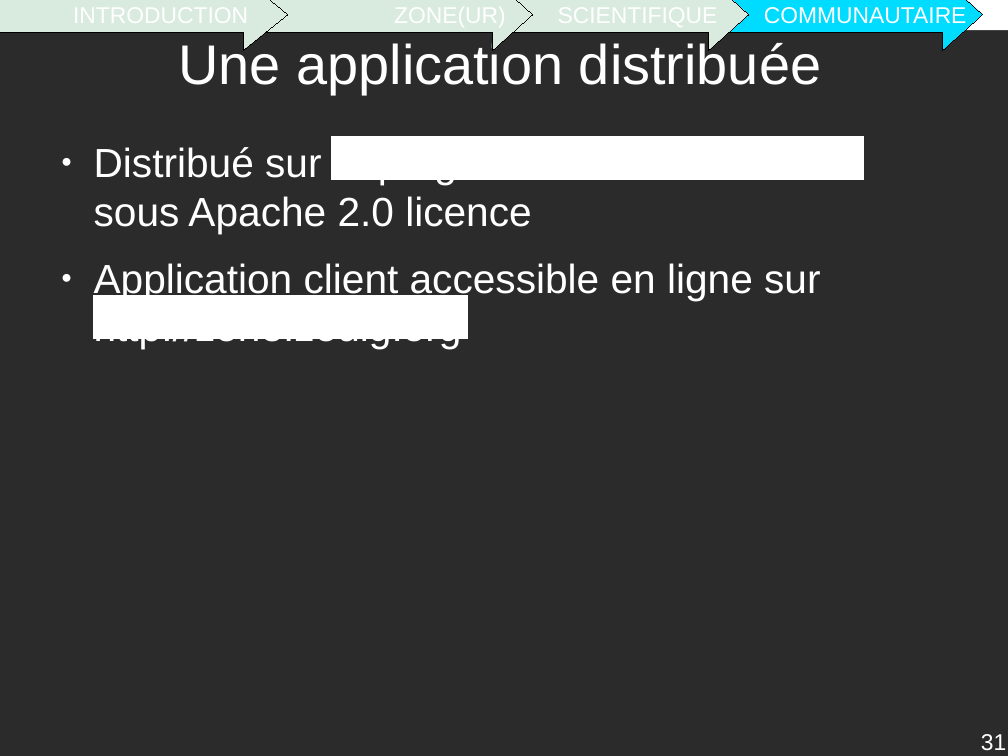
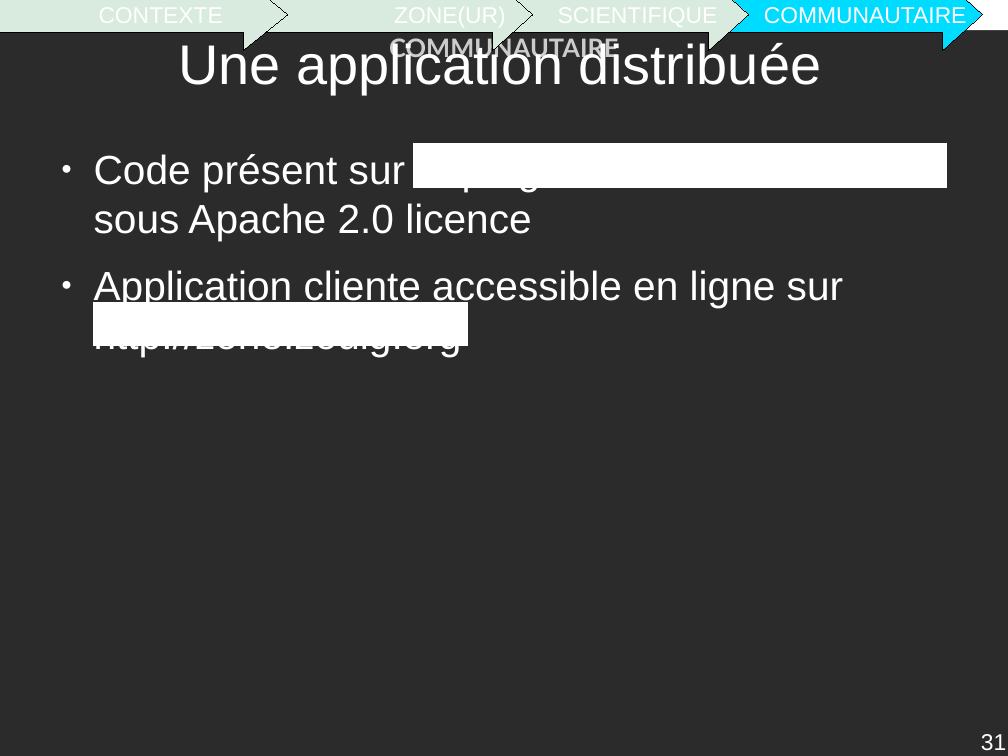
Before and after one commit to descl/ZONE, a slide deck: slide 31 of Rapport/presentation.odp. Drawn at 1008x756 pixels with LibreOffice and Linux fonts; fonts in the diff are those of the drawing; background and template pictures are left out; a plain dark background stands for a picture behind light text. Boxes give left, top, right and bottom in pixels: in the first picture for what was removed or moved away, otherwise in the second. Text is boxed around its words. In the diff, an @@ line names an element or a change of style, - is before the commit and + after.

```diff
--- a/Rapport/presentation.odp
+++ b/Rapport/presentation.odp
@@ text in right arrow at [116, 2, 249, 33]: text changed @@
-INTRODUCTION
+CONTEXTE
@@ text at [389, 36, 618, 63]: text changed @@
-INTRODUCTION ZONE(UR) SCIENTIFIQUE COMMUNAUTAIRE
+CONTEXTE ZONE(UR) SCIENTIFIQUE COMMUNAUTAIRE
@@ rectangle: place and size @@
-rectangle at [331, 137, 864, 180]
+rectangle at [414, 144, 948, 187]
@@ text at [94, 154, 946, 356]: text changed @@
-● Distribué sur http://github.com/descl/ZONE sous Apache 2.0 licence
-● Application client accessible en ligne sur http://zone.zouig.org
+● Code présent sur http://github.com/descl/ZONE sous Apache 2.0 licence
+● Application cliente accessible en ligne sur http://zone.zouig.org
@@ rectangle: place and size @@
-rectangle at [93, 295, 467, 338]
+rectangle at [93, 303, 467, 346]
```
Also in this commit, not shown: 30 other slides changed, 6 slides added, 5 slides removed.
